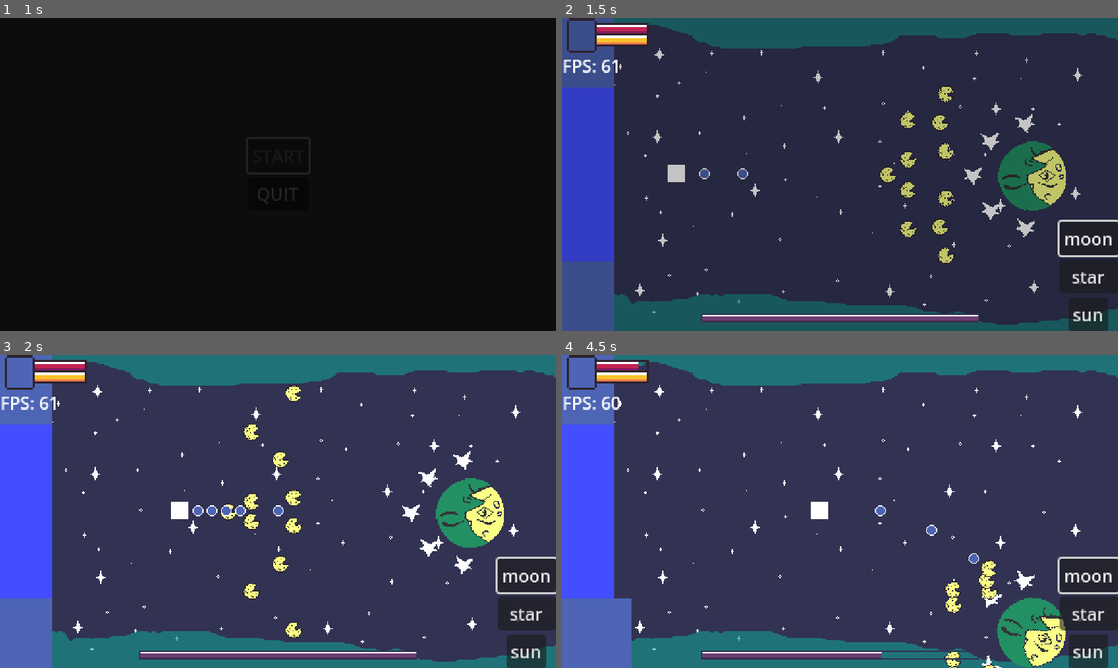
Above: before the commit, frames 1-4 (two rows, left to right).
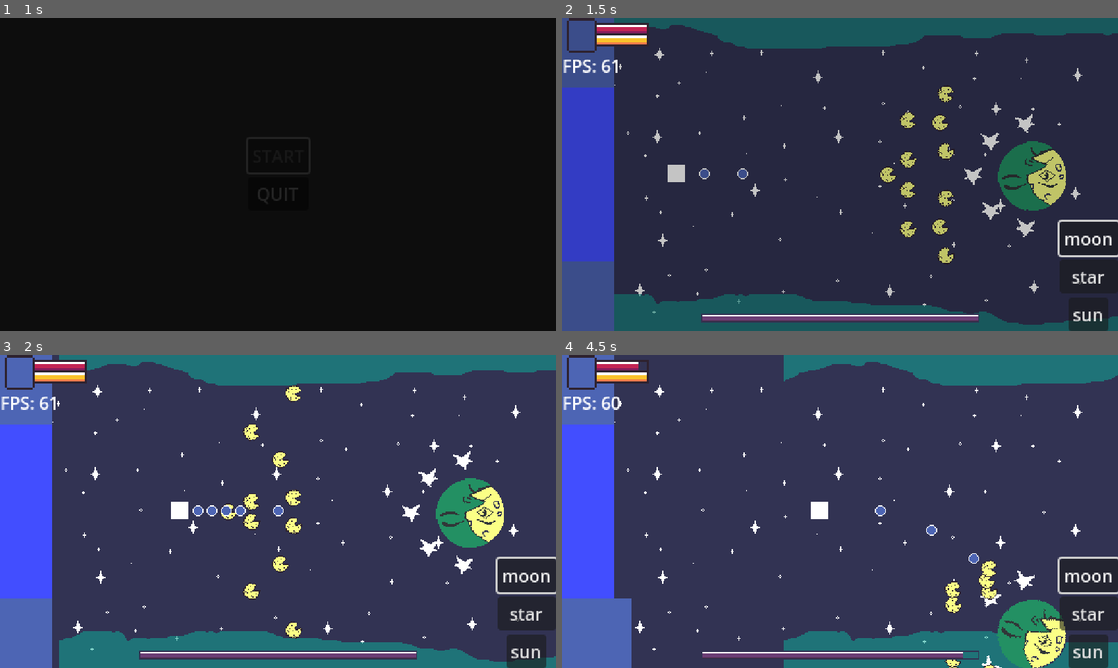
Above: after the commit, the same moments.

Repository: Amanda-Furtado/Bullet-Hell-Jam-5
Game: Godot game, scene res://Game/User Interface/StartMenu.tscn
Same seed, same stepped clock (60 frames per second), same inputs: the game is played once before the commit and once after it.
Inputs:
- Up to frame 1 (1 s): click "START" at 0.5 s
- Up to frame 2 (1.5 s): hold D (right_key) from 1.28 s (still down)
- Up to frame 3 (2 s): keep holding D (right_key)
- Up to frame 4 (4.5 s): release D (right_key) at 2.03 s; hold S (down_key) 2.03-2.78 s; hold D (right_key) 2.78-3.53 s; hold W (up_key) 3.53-4.28 s; hold A (left_key) from 4.28 s (still down)

Frame 1 is identical in both runs. In frame 2, 1.5% of the frame differs, in the area x 9-100%, y 2-98%; in frame 3, 3.1%; in frame 4, 9.3%, in the area x 9-100%, y 0-100%.

Commit message:
lots to do, gonna go over night yey

Diff:
--- a/Game/Bosses/The Moon/LilStar.tscn
+++ b/Game/Bosses/The Moon/LilStar.tscn
@@ -56,7 +56,7 @@
 
 [node name="lilStarStats" type="Node" parent="."]
 script = ExtResource("6_wygos")
-health = 40
+health = 5
 
 [node name="Hurt" type="Node" parent="." node_paths=PackedStringArray("stats", "hurtbox")]
 script = ExtResource("7_ifx88")
--- a/Game/Bosses/The Moon/MoonSea.tscn
+++ b/Game/Bosses/The Moon/MoonSea.tscn
@@ -1,9 +1,10 @@
-[gd_scene load_steps=5 format=3 uid="uid://c7uf6qtxcabm7"]
+[gd_scene load_steps=6 format=3 uid="uid://c7uf6qtxcabm7"]
 
 [ext_resource type="Script" path="res://Game/Bosses/The Moon/Scripts/MoonSea.gd" id="1_hqy2g"]
 [ext_resource type="Texture2D" uid="uid://c30v4m4nwea2d" path="res://Assets/Bosses/The Moon/sea.png" id="2_kj1fx"]
 [ext_resource type="Script" path="res://Components/Spawners/Spawn.gd" id="3_8ooqk"]
 [ext_resource type="PackedScene" uid="uid://r1upo61132j3" path="res://Game/Minions/boss moon minions/teste_minion.tscn" id="4_vt2dw"]
+[ext_resource type="AudioStream" uid="uid://duvt1lpf6ku25" path="res://Music and Sounds/Sound Effects/ocean_wave1.mp3" id="5_pb60y"]
 
 [node name="MoonSea" type="Node2D"]
 script = ExtResource("1_hqy2g")
@@ -34,3 +35,8 @@
 scale = Vector2(0.666667, 1)
 script = ExtResource("3_8ooqk")
 scene = ExtResource("4_vt2dw")
+
+[node name="Audio" type="AudioStreamPlayer" parent="."]
+stream = ExtResource("5_pb60y")
+volume_db = -10.0
+bus = &"Sound Effects"
--- a/Game/Bosses/The Moon/Scripts/MoonSea.gd
+++ b/Game/Bosses/The Moon/Scripts/MoonSea.gd
@@ -5,6 +5,7 @@
 @onready var bot_ocean = $bot_ocean
 @onready var top_spawner = $top_ocean/TopSpawner
 @onready var bot_spawner = $bot_ocean/BotSpawner
+@onready var audio = $Audio
 
 
 func ocean_phase2():
@@ -15,13 +16,19 @@
 
 func pull_top_ocean():
 	ocean_up(top_ocean, top_spawner)
+	audio.pitch_scale = randf_range(0.9, 1.1)
+	audio.play()
 	await get_tree().create_timer(2.0).timeout
+
 	ocean_down(top_ocean)
 
 
 func pull_bot_ocean():
 	ocean_up(bot_ocean, bot_spawner)
+	audio.pitch_scale = randf_range(0.9, 1.1)
+	audio.play()
 	await get_tree().create_timer(2.0).timeout
+
 	ocean_down(bot_ocean)
 
 
--- a/Game/Bosses/The Moon/TheMoon.tscn
+++ b/Game/Bosses/The Moon/TheMoon.tscn
@@ -87,7 +87,7 @@
 
 [node name="Stats" type="Node" parent="."]
 script = ExtResource("5_hv6s8")
-health = 200
+health = 100
 
 [node name="Hurt" type="Node" parent="." node_paths=PackedStringArray("stats", "hurtbox")]
 script = ExtResource("9_7g424")
--- a/Game/Bosses/The Star/TheStar.tscn
+++ b/Game/Bosses/The Star/TheStar.tscn
@@ -55,7 +55,7 @@
 
 [node name="Stats" type="Node" parent="."]
 script = ExtResource("5_wsf4h")
-health = 200
+health = 120
 
 [node name="Hurt" type="Node" parent="." node_paths=PackedStringArray("stats", "hurtbox")]
 script = ExtResource("5_88ntx")
--- a/Game/Bosses/The Sun/TheSun.tscn
+++ b/Game/Bosses/The Sun/TheSun.tscn
@@ -83,7 +83,7 @@
 
 [node name="Stats" type="Node" parent="."]
 script = ExtResource("4_gl2ej")
-health = 500
+health = 140
 
 [node name="Hurt" type="Node" parent="." node_paths=PackedStringArray("stats", "hurtbox")]
 script = ExtResource("5_cgnge")
--- a/Game/Bullets/player bullets/player_bullet.tscn
+++ b/Game/Bullets/player bullets/player_bullet.tscn
@@ -31,7 +31,6 @@
 
 [node name="Hitbox" parent="." index="1"]
 collision_mask = 16
-damage = 10
 
 [node name="CollisionShape2D" type="CollisionShape2D" parent="Hitbox" index="0"]
 shape = SubResource("RectangleShape2D_ooo4g")
--- a/Game/Worlds/TheMoonLevel.tscn
+++ b/Game/Worlds/TheMoonLevel.tscn
@@ -38,12 +38,6 @@
 
 [node name="Player" parent="." instance=ExtResource("4_gl2if")]
 position = Vector2(81, 151)
-
-[node name="Camera2D" type="Camera2D" parent="Player"]
-limit_left = 0
-limit_top = 0
-limit_right = 512
-limit_bottom = 288
 
 [node name="CanvasLayer" type="CanvasLayer" parent="."]
 
@@ -91,28 +85,28 @@
 stream = ExtResource("9_vp0mj")
 bus = &"Music"
 
-[node name="ParallaxBackground2" type="ParallaxBackground" parent="."]
+[node name="ParallaxBackground" type="ParallaxBackground" parent="."]
 script = ExtResource("10_qu23y")
 
-[node name="Backcolor" type="ParallaxLayer" parent="ParallaxBackground2"]
+[node name="Backcolor" type="ParallaxLayer" parent="ParallaxBackground"]
 motion_scale = Vector2(0, 0)
 
-[node name="Sprite2D" type="Sprite2D" parent="ParallaxBackground2/Backcolor"]
+[node name="Sprite2D" type="Sprite2D" parent="ParallaxBackground/Backcolor"]
 texture = ExtResource("10_4t24y")
 centered = false
 
-[node name="Stars" type="ParallaxLayer" parent="ParallaxBackground2"]
+[node name="Stars" type="ParallaxLayer" parent="ParallaxBackground"]
 motion_scale = Vector2(0.5, 0.5)
 motion_mirroring = Vector2(512, 0)
 
-[node name="Sprite2D" type="Sprite2D" parent="ParallaxBackground2/Stars"]
+[node name="Sprite2D" type="Sprite2D" parent="ParallaxBackground/Stars"]
 texture = ExtResource("11_684hl")
 centered = false
 
-[node name="Clouds" type="ParallaxLayer" parent="ParallaxBackground2"]
+[node name="Clouds" type="ParallaxLayer" parent="ParallaxBackground"]
 motion_scale = Vector2(2, 2)
 motion_mirroring = Vector2(512, 0)
 
-[node name="Sprite2D" type="Sprite2D" parent="ParallaxBackground2/Clouds"]
+[node name="Sprite2D" type="Sprite2D" parent="ParallaxBackground/Clouds"]
 texture = ExtResource("12_iv0ee")
 centered = false
Not shown, added: Music and Sounds/Sound Effects/ocean_wave1.mp3.import
Not shown, added: Music and Sounds/Sound Effects/ocean_wave1.mp3
